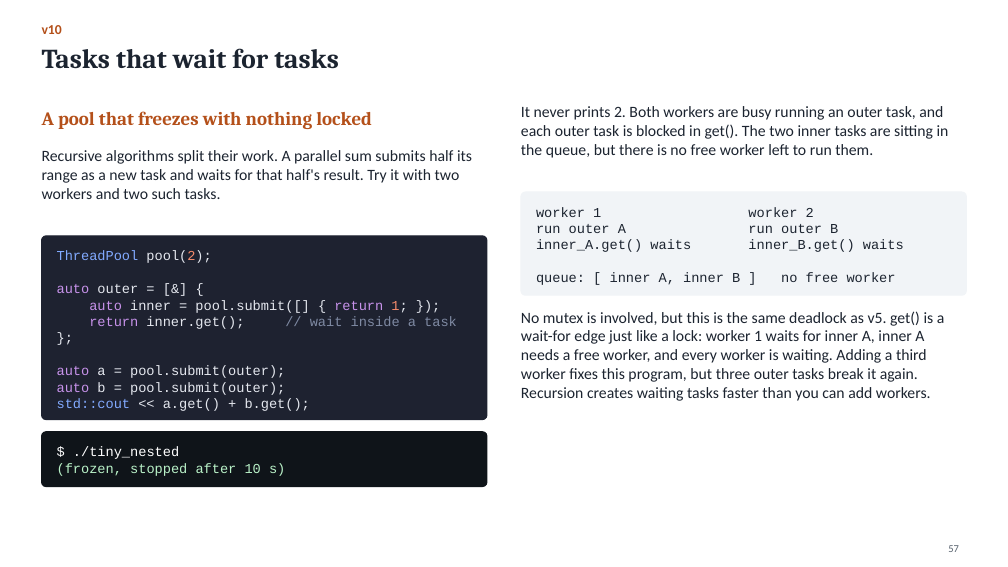
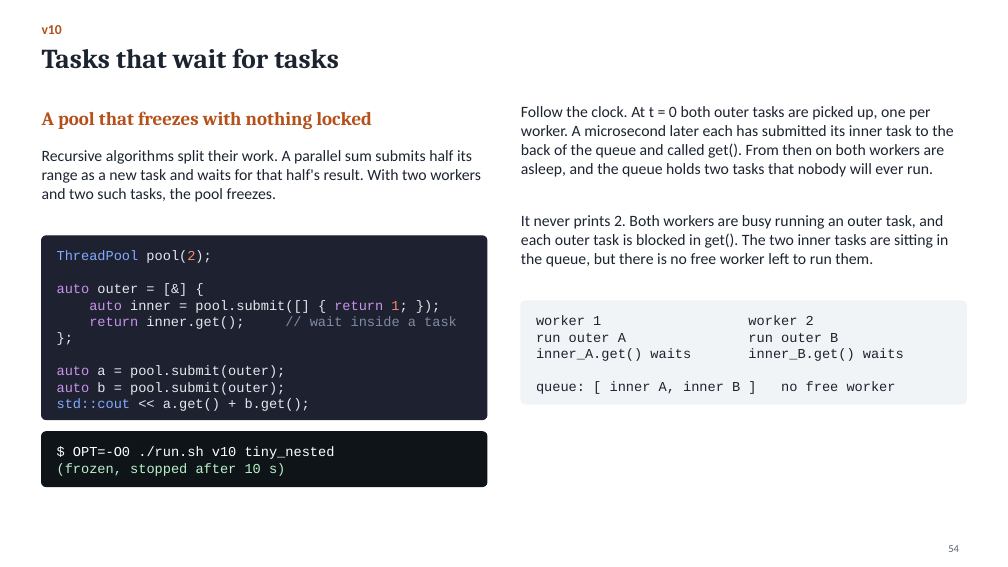
Before and after one commit to Kumarutkarsh9470/Project, a slide deck: slide 54 of Queue_Course.pptx (slide 57 before the commit). Drawn at 1008x567 pixels with LibreOffice and Linux fonts; fonts in the diff are those of the drawing. Boxes give left, top, right and bottom in pixels: in the first picture for what was removed or moved away, otherwise in the second. Text is boxed around its words. In the diff, an @@ line names an element or a change of style, - is before the commit and + after.

```diff
--- a/Queue_Course.pptx
+++ b/Queue_Course.pptx
@@ text added at <box>521,106,953,177</box>, 15 pt, text #1C2430 @@
+Follow the clock. At t = 0 both outer tasks are picked up, one per worker. A microsecond later each has submitted its inner task to the back of the queue and called get(). From then on both workers are asleep, and the queue holds two tasks that nobody will ever run.
@@ text at <box>42,150,481,202</box>: text changed @@
-Recursive algorithms split their work. A parallel sum submits half its range as a new task and waits for that half's result. Try it with two workers and two such tasks.
+Recursive algorithms split their work. A parallel sum submits half its range as a new task and waits for that half's result. With two workers and two such tasks, the pool freezes.
@@ 2 texts, 1 rounded rectangle: place and size @@
-2 texts, 1 rounded rectangle at <box>521,106,966,296</box>
+2 texts, 1 rounded rectangle at <box>521,215,966,405</box>
@@ text removed at <box>521,311,945,401</box> @@
-No mutex is involved, but this is the same deadlock as v5. get() is a wait-for edge just like a lock: worker 1 waits for inner A, inner A needs a free worker, and every worker is waiting. Adding a third worker fixes this program, but three outer tasks break it again. Recursion creates waiting tasks faster than you can add workers.
@@ text at <box>73,446,335,459</box>: text changed @@
-$ ./tiny_nested
+$ OPT=-O0 ./run.sh v10 tiny_nested
@@ page number at <box>948,545,959,552</box>: text changed @@
-57
+54
```
Also in this commit, not shown: 54 other slides changed, 1 slide added, 6 slides removed, 8 other files.
